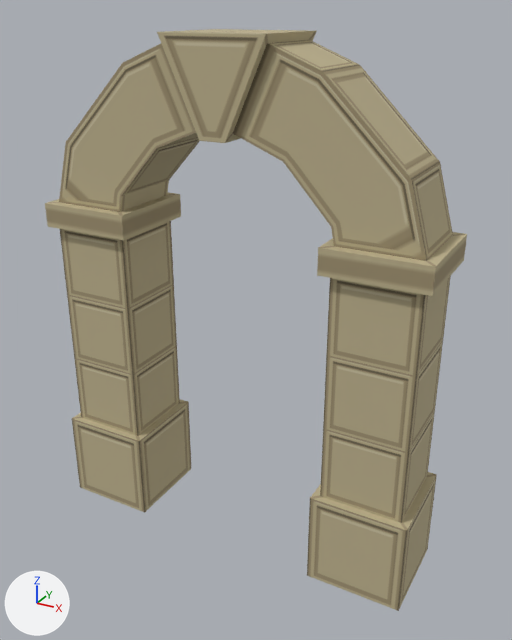
The glTF model assets/env_door.gltf as it was, and as the next commit left it.
Before and after are seen from a 50 mm camera at (6.47, -11.16, 10.49) aimed at (0.29, 0.07, 4.88). The axes (+X, +Y, +Z) are drawn at lower left. The lights are the same throughout. Objects named as collision shapes, trigger or cutter boxes, shadow casters or lower levels of detail are left out.

Objects in the first picture: 'Door'.
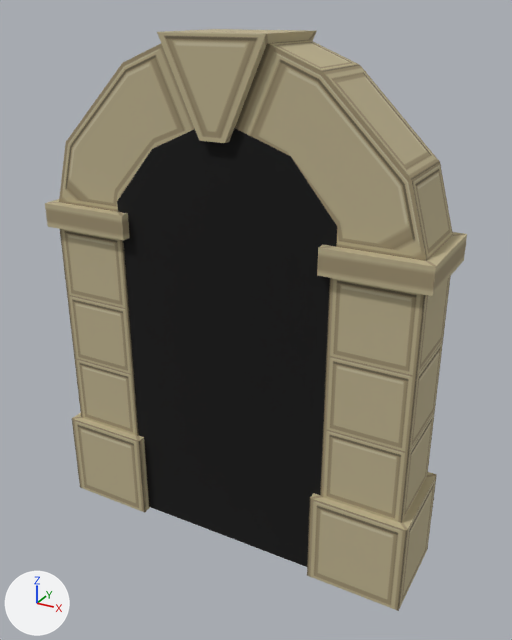
Diff of the bpy script that builds the scene:
```diff
--- a/assets/env_door.gltf.py
+++ b/assets/env_door.gltf.py
@@ me_cube_001 @@
+me_cube_001.from_pydata(...)  # 10 vertices, 8 faces; spans x -2.26..2.26, y -5.27, z 0.05..8.8
+me_cube_001.materials.append(mat_asset_atlas)  # picture img_assets_atlas
@@ ob_portal @@
+ob_portal = bpy.data.objects.new('Portal', me_cube_001)
+ob_portal.location = (0.0, 4.49, 0.0)
```

Location of each change, [x1, y1, x2, y2] in pixels of the pictures (512 x 640 px):
'Portal', added (black): after [117, 128, 337, 567]
